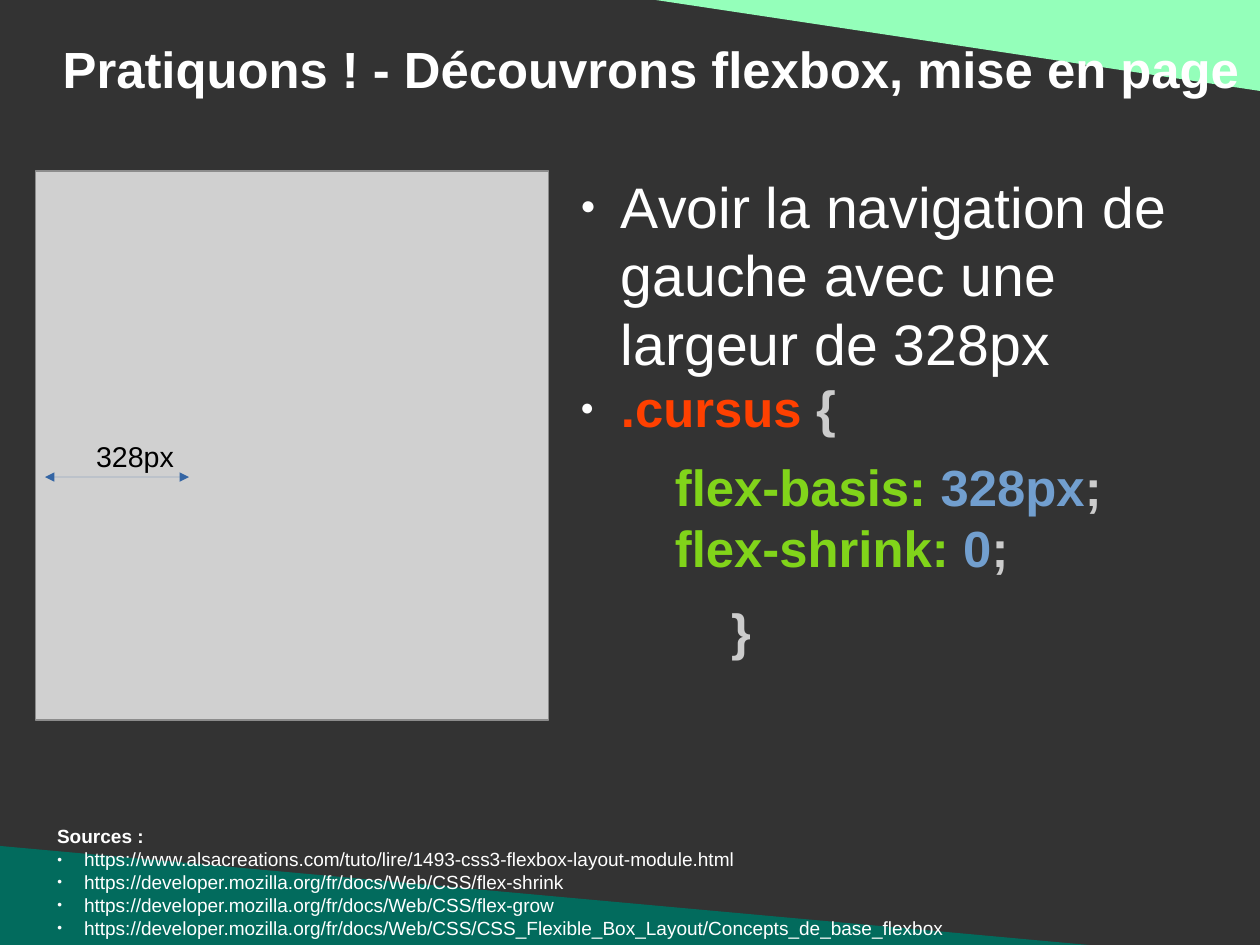
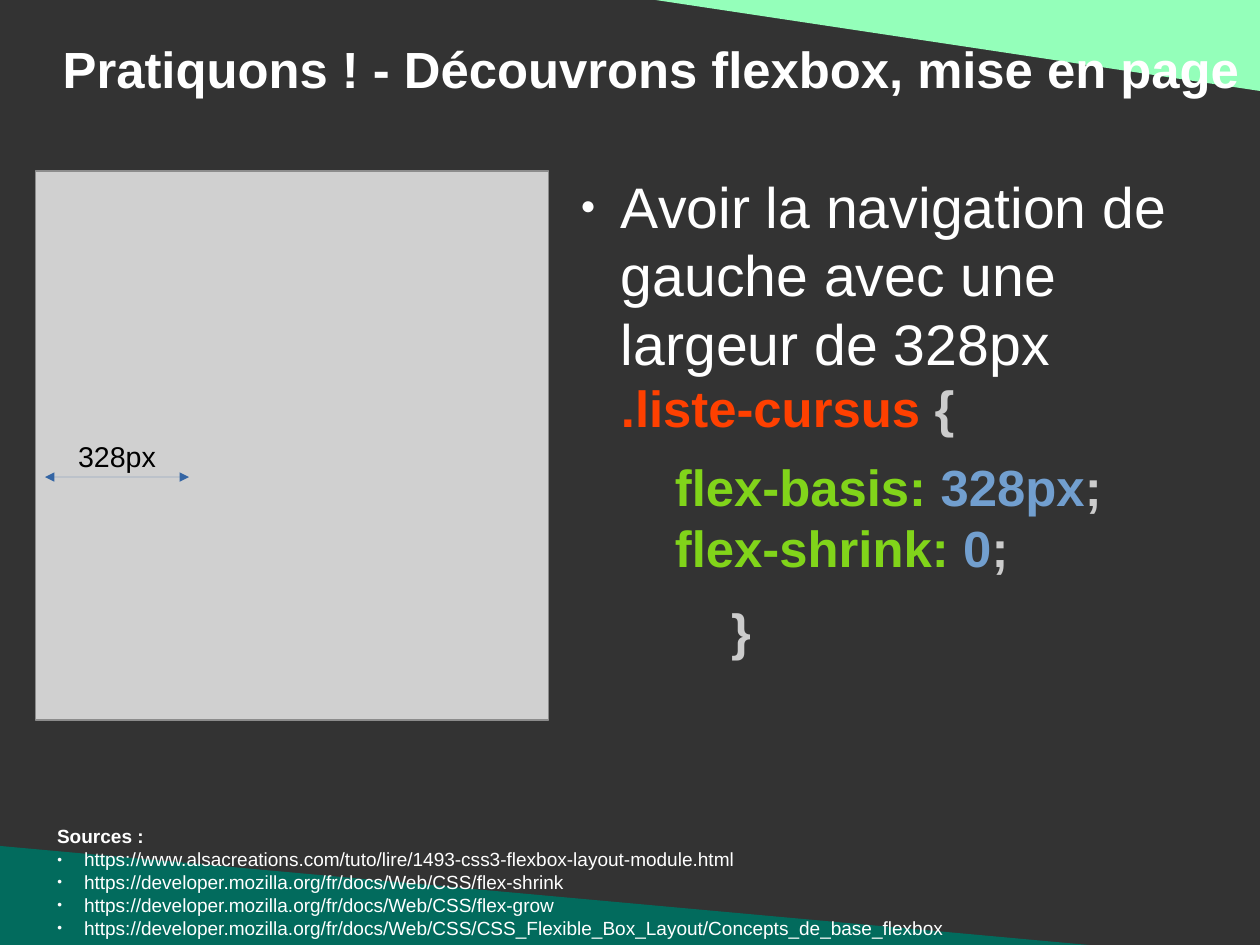
Before and after one commit to DanYellow/presentations, a slide deck: slide 110 of mmi/html/travaux-pratiques/numero-2/presentation.odp (slide 107 before the commit). Drawn at 1260x945 pixels with LibreOffice and Linux fonts; fonts in the diff are those of the drawing; grey boxes stand for pictures. Boxes give left, top, right and bottom in pixels: in the first picture for what was removed or moved away, otherwise in the second. Text is boxed around its words. In the diff, an @@ line names an element or a change of style, - is before the commit and + after.

```diff
--- a/mmi/html/travaux-pratiques/numero-2/presentation.odp
+++ b/mmi/html/travaux-pratiques/numero-2/presentation.odp
@@ text at (x1=621, y1=390, x2=920, y2=428): text changed @@
-● .cursus {
+.liste-cursus {
@@ text "328px" moved from (x1=96, y1=447, x2=174, y2=473) to (x1=78, y1=447, x2=156, y2=473) @@
```
Also in this commit, not shown: 4 other slides changed, 3 slides added, 3 other files.
